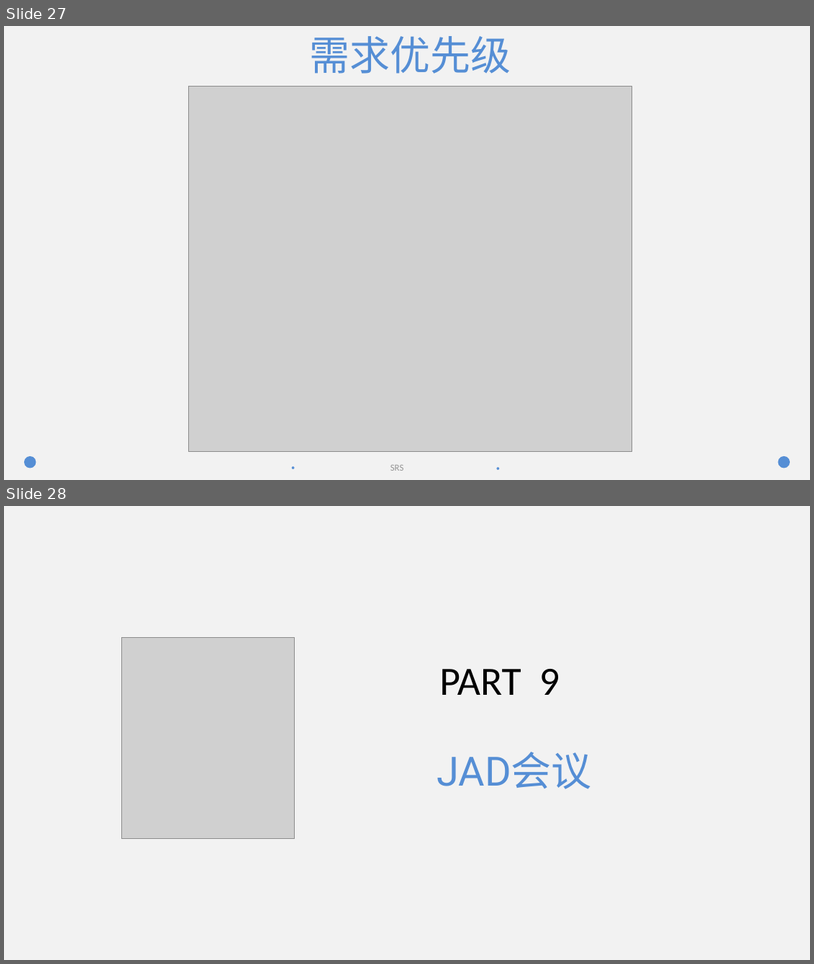
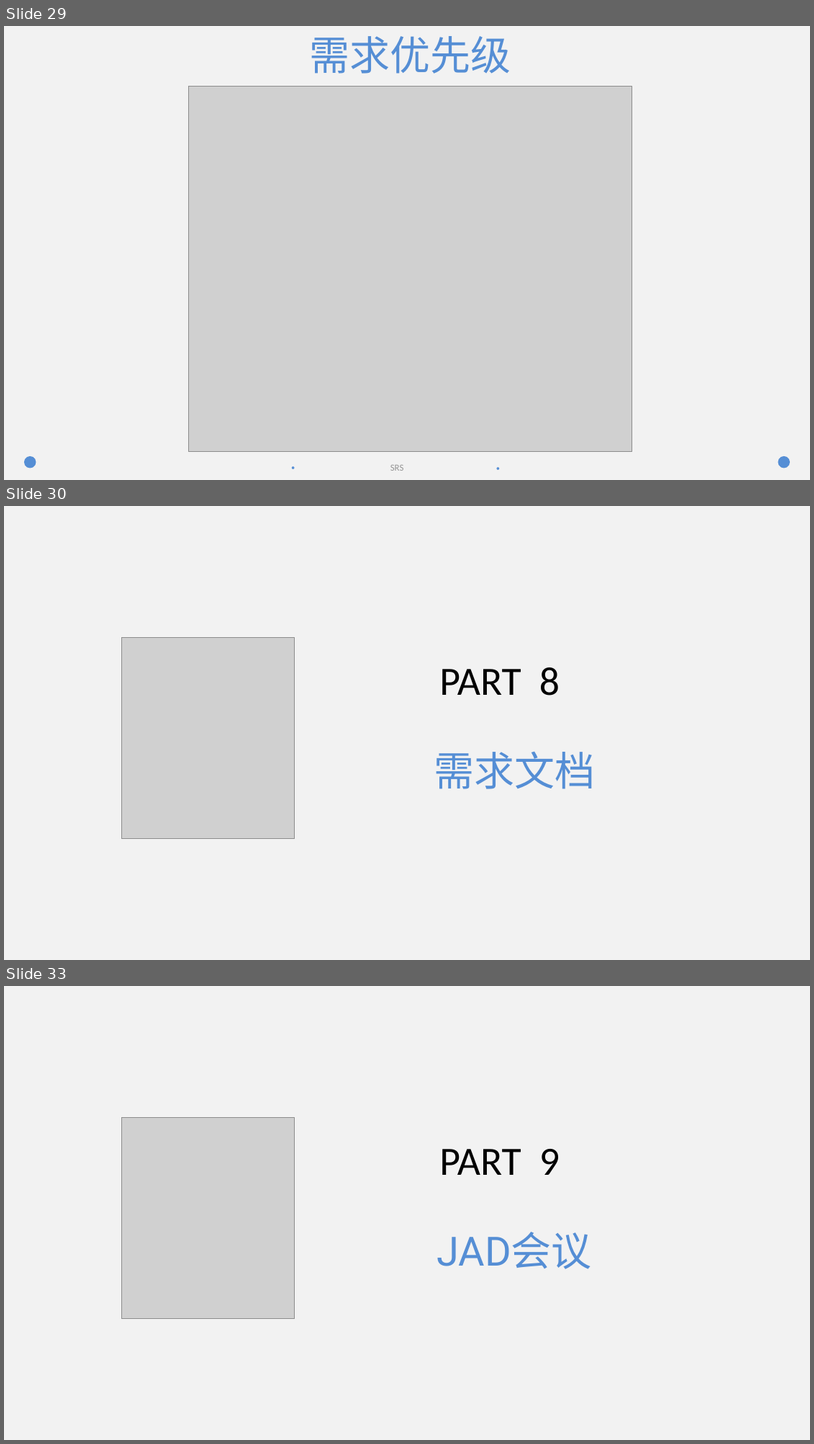
Before and after one commit to lenovo-wu/G016ZUCC-SRA2022, a slide deck: SRS评审.pptx. Shown one above the other, each under a label of ours: slides 27 and 28 before the commit, slides 29, 30 and 33 after it; the slides between them are not shown. The pictures are 814x964 and 814x1444 pixels, drawn with LibreOffice and Linux fonts; fonts in the diff are those of the drawing; grey boxes stand for pictures. Boxes give left, top, right and bottom in pixels: in the first picture for what was removed or moved away, otherwise in the second. Text is boxed around its words. In the diff, an @@ line names an element or a change of style, - is before the commit and + after.

```diff
--- a/SRS评审.pptx
+++ b/SRS评审.pptx
@@ slide 30 added at (x1=4, y1=506, x2=810, y2=960), background #F2F2F2 @@
@@ picture added at (x1=121, y1=638, x2=294, y2=839) @@
@@ title added at (x1=440, y1=667, x2=560, y2=695), 47.7 pt, text #000000 @@
+PART 8
@@ text added at (x1=434, y1=752, x2=595, y2=789), 48 pt, text #558ED5 @@
+需求文档
@@ what was slide 27 is now slide 29 @@
@@ what was slide 28 is now slide 33 @@
```
Also in this commit, not shown: 1 slide changed, 6 other slides added, 2 slides removed.
